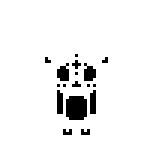
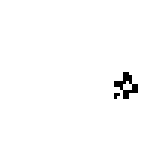
Comparing the layer stacks of the two 150 × 150 images. Changes:
hid "spa_0101d" (2nd of 2, in "done" › "03adult") over (45, 54, 108, 135)
showed group "04accessory1" (33 layers) over (45, 54, 138, 135)
added layer "liv_0701d" in group "04accessory1" over (114, 72, 138, 99)
